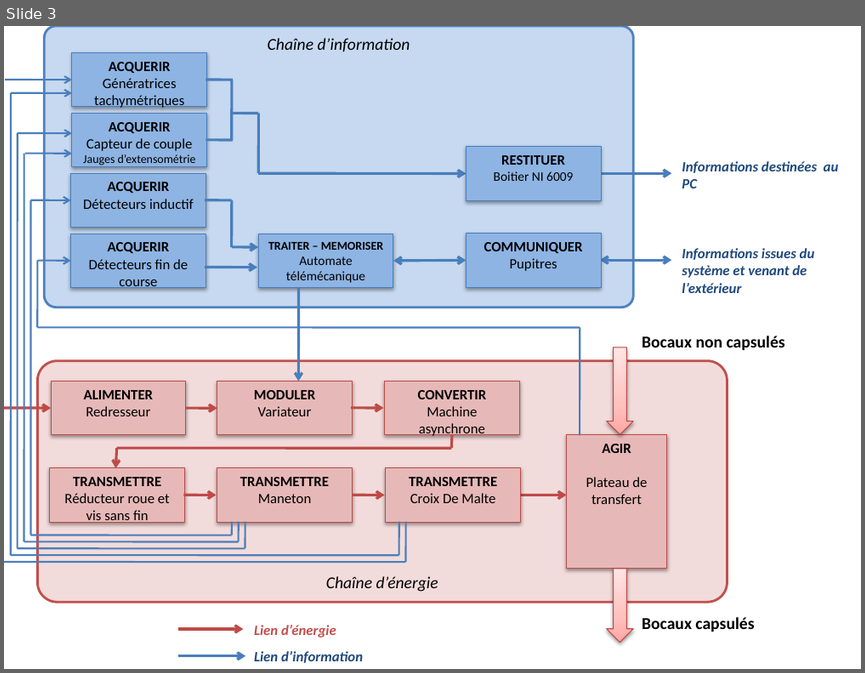
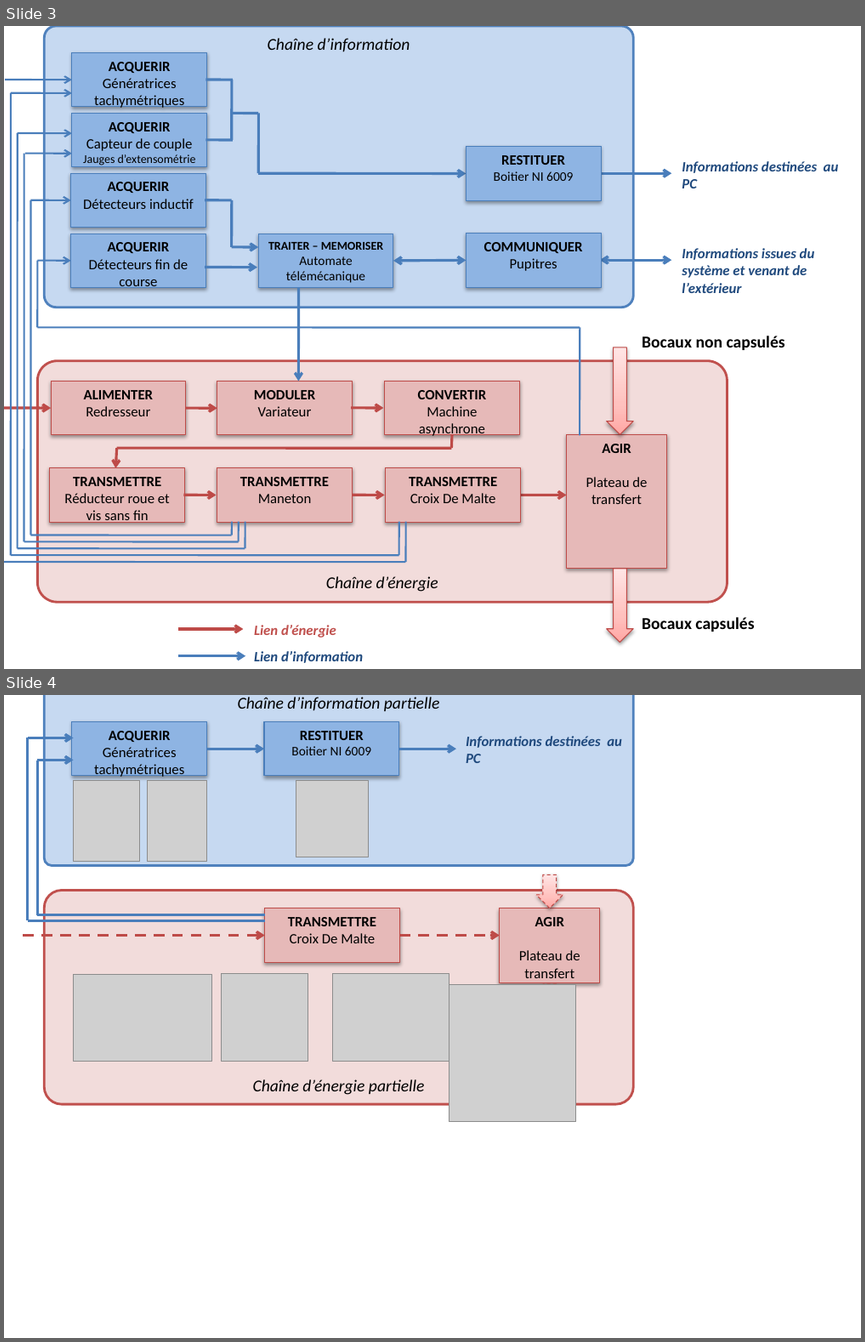
Before and after one commit to xpessoles/TP_Documents, a slide deck: Capsuleuse/ChaineFonctionnelleCapsuleuse.pptx. Shown one above the other, each under a label of ours: slide 3 before the commit, slides 3 and 4 after it. The pictures are 865x673 and 865x1342 pixels, drawn with LibreOffice and Linux fonts; fonts in the diff are those of the drawing; grey boxes stand for pictures. Boxes give left, top, right and bottom in pixels: in the first picture for what was removed or moved away, otherwise in the second. Text is boxed around its words. In the diff, an @@ line names an element or a change of style, - is before the commit and + after.

Commit message:
Chaine partielle acquisition vitesse

```diff
--- a/Capsuleuse/ChaineFonctionnelleCapsuleuse.pptx
+++ b/Capsuleuse/ChaineFonctionnelleCapsuleuse.pptx
@@ slide 4 added at box(4, 695, 861, 1338), background #FFFFFF @@
@@ rounded rectangle added at box(44, 695, 634, 866), fill #C6D9F1, outline #4F81BD 2 pt, 14 pt, text #000000, italic @@
+Chaîne d’information partielle
@@ arrow added from (28, 737) to (74, 737), #4B7EBC 2.25 pt @@
@@ line added from (28, 920) to (28, 737), #4B7EBC 2.25 pt @@
@@ rectangle added at box(72, 721, 206, 776), fill #8EB4E3, outline #4B7EBC 0.75 pt, 12 pt, text #000000 @@
+ACQUERIR
+Génératrices tachymétriques
@@ rectangle added at box(264, 721, 399, 776), fill #8EB4E3, outline #4B7EBC 0.75 pt, 11 pt, text #000000 @@
+RESTITUER
+Boitier NI 6009
@@ text added at box(466, 736, 622, 763), 12 pt, text #1F497D, bold, italic @@
+Informations destinées au PC
@@ arrow added from (37, 760) to (74, 760), #4B7EBC 2.25 pt @@
@@ line added from (37, 915) to (37, 761), #4B7EBC 2.25 pt @@
@@ arrow added from (207, 749) to (264, 749), #4B7EBC 2.25 pt @@
@@ arrow added from (399, 749) to (456, 749), #4B7EBC 2.25 pt @@
@@ picture added at box(74, 781, 139, 862) @@
@@ picture added at box(147, 781, 207, 862) @@
@@ picture added at box(296, 781, 368, 858) @@
@@ rounded rectangle added at box(44, 891, 634, 1105), fill #F2DCDB, outline #C0504D 2 pt, 14 pt, text #000000, italic @@
+Chaîne d’énergie partielle
@@ down arrow added at box(536, 875, 562, 908), fill gradient #FFA6A5 to #FFC0BF to #FFE7E7, outline #BF4C48 0.75 pt dashed @@
@@ line added from (28, 920) to (264, 920), #4B7EBC 2.25 pt @@
@@ line added from (37, 915) to (264, 915), #4B7EBC 2.25 pt @@
@@ rectangle added at box(264, 908, 399, 962), fill #E6B9B8, outline #BF4C48 0.75 pt, 12 pt, text #000000 @@
+TRANSMETTRE
+Croix De Malte
@@ rectangle added at box(500, 908, 600, 983), fill #E6B9B8, outline #BF4C48 0.75 pt, 12 pt, text #000000 @@
+AGIR
+Plateau de transfert
@@ arrow added from (23, 935) to (264, 935), #BF4C48 2.25 pt dashed @@
@@ arrow added from (400, 935) to (500, 935), #BF4C48 2.25 pt dashed @@
@@ picture added at box(74, 975, 212, 1061) @@
@@ picture added at box(222, 974, 309, 1061) @@
@@ picture added at box(332, 974, 449, 1061) @@
@@ picture added at box(449, 984, 576, 1121) @@
@@ down arrow added at box(536, 984, 562, 1017), fill gradient #FFA6A5 to #FFC0BF to #FFE7E7, outline #BF4C48 0.75 pt dashed @@
```
